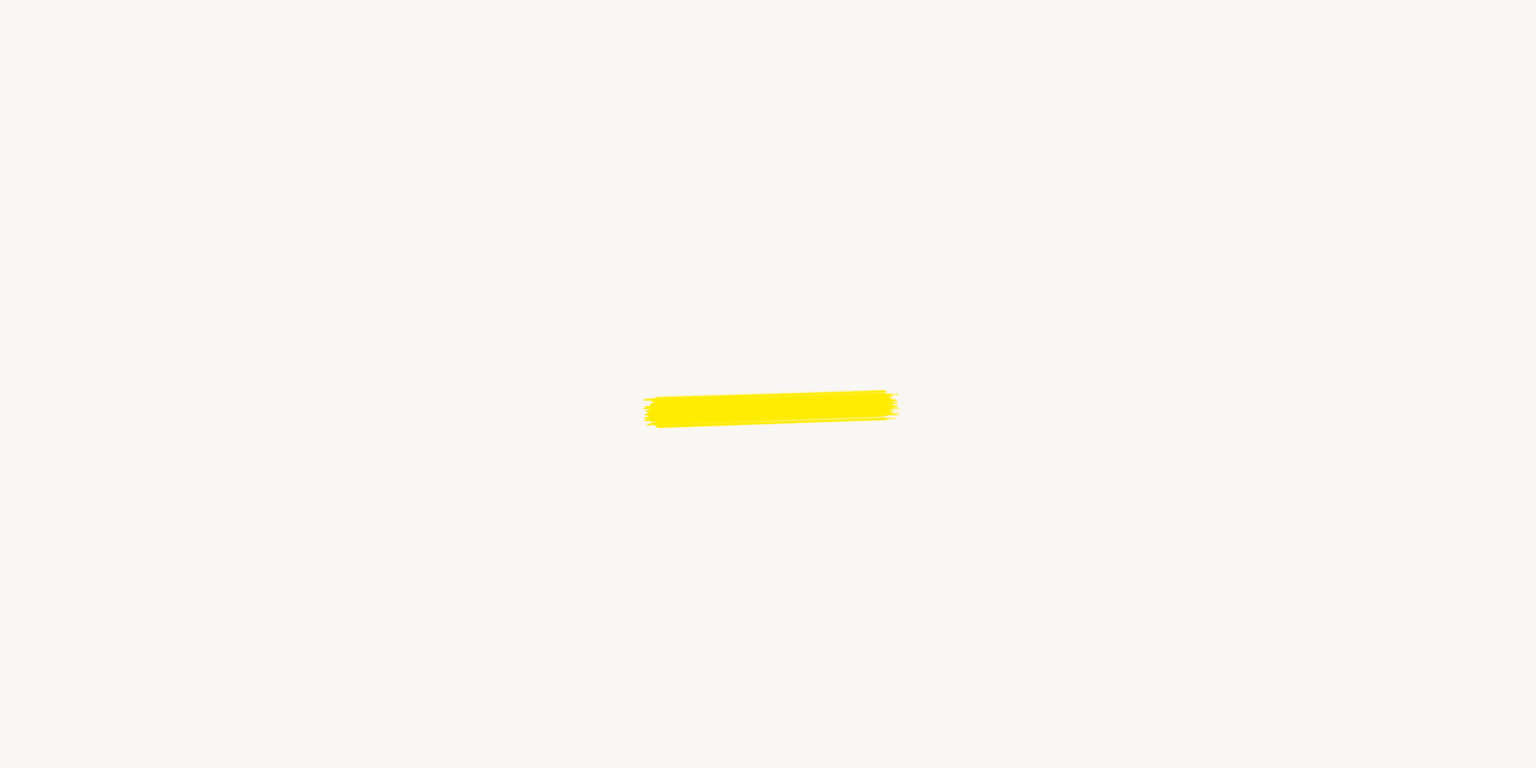
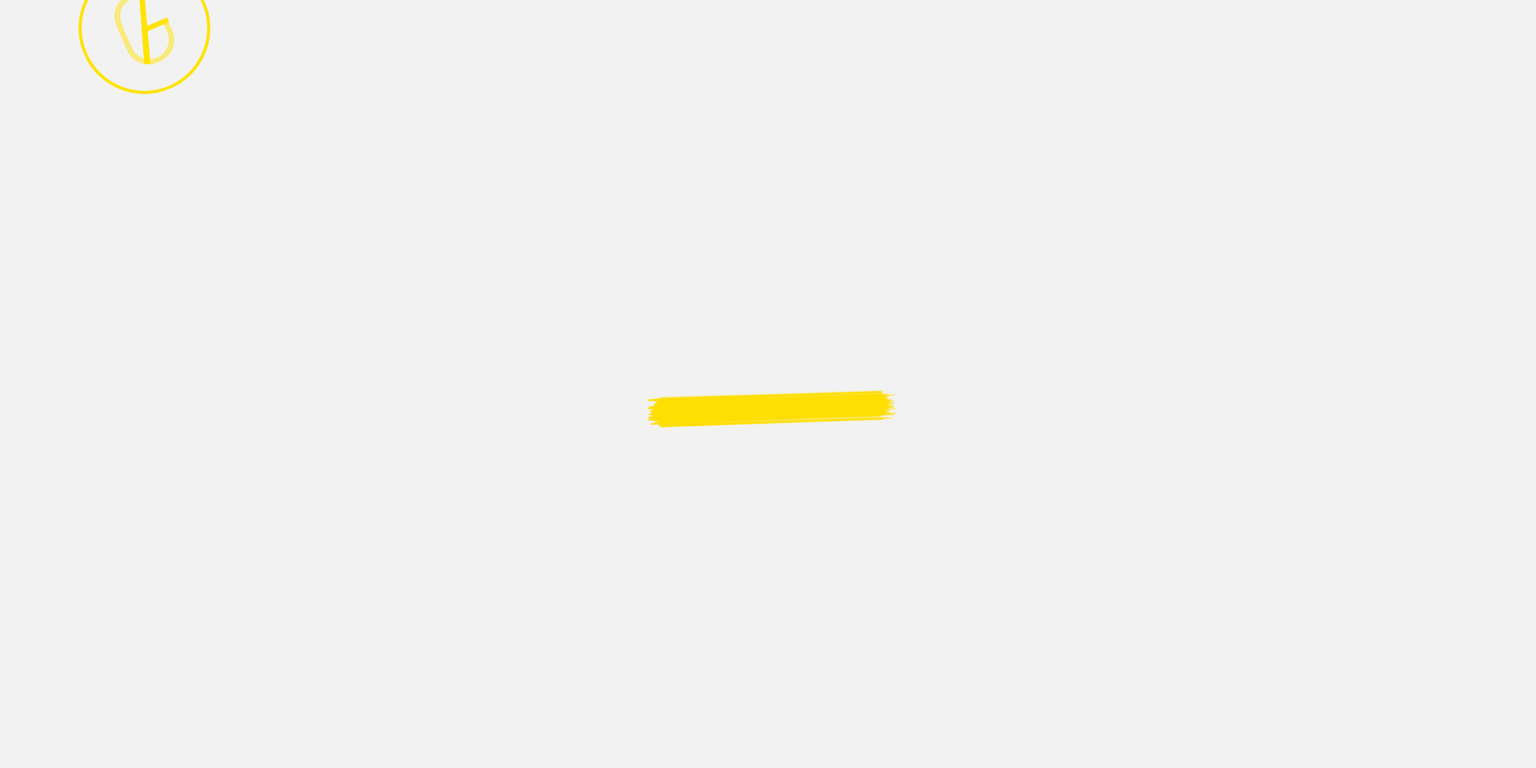
The second 1536 × 768 image is a revision of the first. Changes to its layers:
painted on "Layer 4 copy 3" over (643, 387, 900, 429)
painted on "Layer 4 copy 2" over (643, 387, 900, 429)
painted on "Layer 4 copy" over (643, 388, 901, 429)
painted on "Layer 4" over (643, 388, 901, 429)
added layer "Vector Smart Object" above "Layer 1" over (78, 0, 211, 95)
painted on "Layer 1" over (0, 0, 1536, 768)
